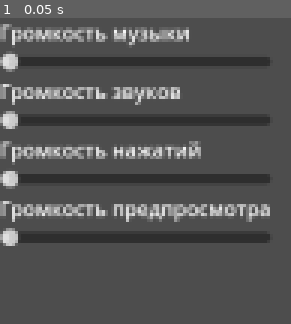
Above: before the commit, frame 1.
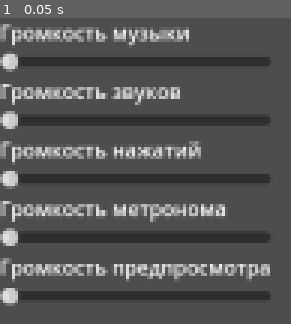
Above: after the commit, the same moment.

Repository: abletoburntheweb/RhythmFall
Game: Godot game, scene res://scenes/settings_menu/tabs/sound_tab.tscn
Same seed, same stepped clock (60 frames per second), same inputs: the game is played once before the commit and once after it. This scene is started directly instead of the project's main scene.
Inputs:
- Up to frame 1 (0.05 s): no input

The runs differ from the first frame. In frame 1, 7.3% of the frame differs, in the area x 0-93%, y 60-95%.

Commit message:
update sound_tab.tscn

Diff:
--- a/scenes/settings_menu/tabs/sound_tab.tscn
+++ b/scenes/settings_menu/tabs/sound_tab.tscn
@@ -34,6 +34,13 @@
 [node name="HitSoundsVolumeSlider" type="HSlider" parent="ContentVBox"]
 layout_mode = 2
 
+[node name="MetronomeVolumeLabel2" type="Label" parent="ContentVBox"]
+layout_mode = 2
+text = "Громкость метронома"
+
+[node name="MetronomeVolumeSlider2" type="HSlider" parent="ContentVBox"]
+layout_mode = 2
+
 [node name="PreviewVolumeLabel" type="Label" parent="ContentVBox"]
 layout_mode = 2
 text = "Громкость предпросмотра"
